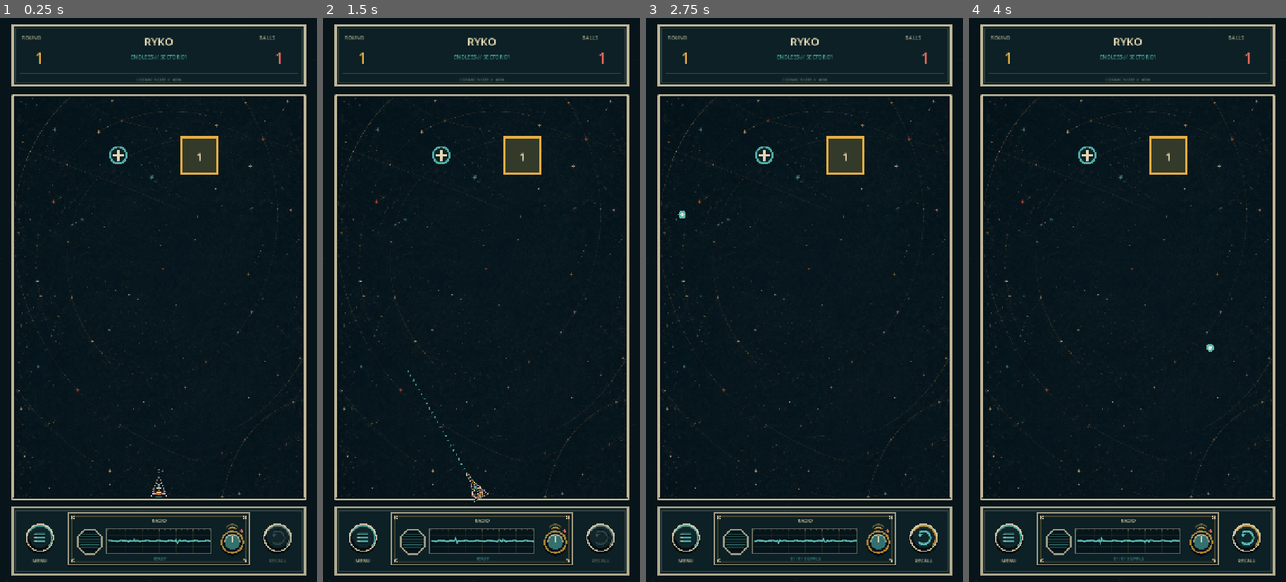
Above: before the commit, frames 1-4 (left to right).
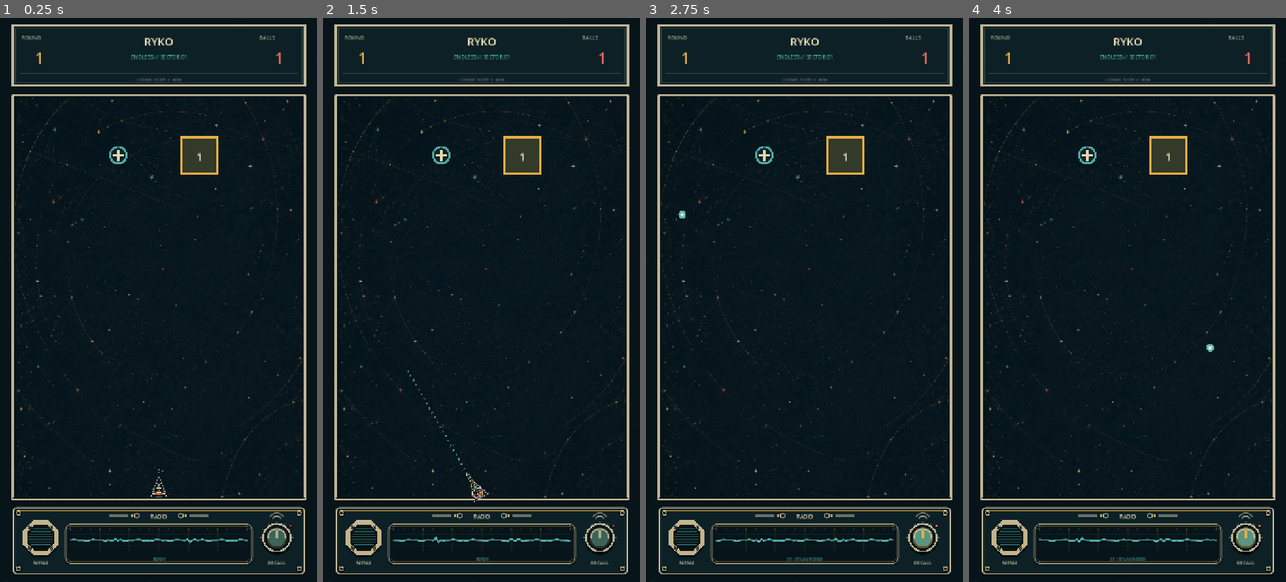
Above: after the commit, the same moments.

Repository: dfagaras/ryko-game
Game: Godot game, scene res://scenes/main.tscn
Same seed, same stepped clock (60 frames per second), same inputs: the game is played once before the commit and once after it.
Inputs (mouse positions are in pixels of both pictures, inside the frame that each line leads up to):
- Up to frame 1 (0.25 s): no input
- Up to frame 2 (1.5 s): tap Enter at 0.5 s; move the mouse to (551, 271) at 0.52 s; click (551, 271) at 0.67 s; tap Space at 1.25 s; drag from (418, 328) to (465, 412) at 1.27 s
- Up to frame 3 (2.75 s): move the mouse to (836, 175) at 2.02 s; click (836, 175) at 2.17 s
- Up to frame 4 (4 s): drag from (1111, 412) to (1032, 215) at 2.77 s; move the mouse to (1222, 384) at 3.52 s; click (1222, 384) at 3.67 s

The runs differ from the first frame. In frame 1, 4.0% of the frame differs, in the area x 3-97%, y 86-99%; in frame 2, 4.0%; in frame 3, 4.0%; in frame 4, 4.0%.

Commit message:
feat: integrate full-width radio footer controls

Diff:
--- a/scripts/main.gd
+++ b/scripts/main.gd
@@ -1891,10 +1891,7 @@
 
 func _draw_footer() -> void:
 	var footer := Rect2(BOARD_LEFT, 1110.0, BOARD_RIGHT - BOARD_LEFT, 152.0)
-	_draw_panel_frame(footer, Color(PANEL, 0.99), Color(CREAM, 0.72), 3.0)
-	_draw_footer_menu_control()
-	_draw_radio_console(Rect2(154.0, 1122.0, 412.0, 120.0))
-	_draw_footer_recall_control()
+	_draw_radio_console(footer)
 
 
 func _draw_footer_menu_control() -> void:
@@ -1935,51 +1932,101 @@
 
 
 func _draw_radio_console(rect: Rect2) -> void:
-	# Recessed metal faceplate with a second inner lip and four fasteners.
-	draw_rect(Rect2(rect.position + Vector2(0.0, 3.0), rect.size), Color(PAPER_SHADOW, 0.90), true)
-	draw_rect(rect, Color(CREAM, 0.66), true)
-	draw_rect(rect.grow(-3.0), Color(PANEL, 1.0), true)
-	draw_rect(rect.grow(-8.0), Color(AMBER, 0.25), false, 1.3, true)
-	for screw in [rect.position + Vector2(11, 11), Vector2(rect.end.x - 11, rect.position.y + 11), Vector2(rect.position.x + 11, rect.end.y - 11), rect.end - Vector2(11, 11)]:
-		draw_circle(screw, 4.2, Color(CREAM, 0.72))
-		draw_circle(screw, 2.8, Color(PAPER_SHADOW, 0.90))
-		draw_line(screw - Vector2(2, 2), screw + Vector2(2, 2), Color(CREAM, 0.56), 1.0, true)
-	_draw_centered_label("RADIO", Vector2(rect.get_center().x, rect.position.y + 16.0), 11, Color(CREAM, 0.88))
-	# Octagonal speaker housing, matching the industrial radio reference.
-	var speaker_center := Vector2(rect.position.x + 49.0, rect.position.y + 66.0)
-	var speaker_outer := _regular_polygon(speaker_center, 32.0, 8, PI / 8.0)
-	var speaker_inner := _regular_polygon(speaker_center, 27.0, 8, PI / 8.0)
-	draw_colored_polygon(speaker_outer, Color(CREAM, 0.62))
-	draw_colored_polygon(speaker_inner, Color(BG, 1.0))
-	for y_offset in [-17.0, -11.0, -5.0, 1.0, 7.0, 13.0]:
-		var half_width := sqrt(maxf(0.0, 23.0 * 23.0 - y_offset * y_offset))
-		draw_line(speaker_center + Vector2(-half_width, y_offset + 1.5), speaker_center + Vector2(half_width, y_offset + 1.5), Color(PAPER_SHADOW, 0.92), 3.8, true)
-		draw_line(speaker_center + Vector2(-half_width, y_offset), speaker_center + Vector2(half_width, y_offset), Color(AQUA, 0.42), 1.5, true)
-	var wave_rect := Rect2(rect.position + Vector2(91.0, 38.0), Vector2(232.0, 52.0))
-	draw_rect(wave_rect.grow(4.0), Color(CREAM, 0.38), true)
-	draw_rect(wave_rect.grow(1.5), Color(BG, 1.0), true)
+	# One continuous radio faceplate. The shadow, double lip and corner screws
+	# mirror the approved concept instead of looking like separate UI cards.
+	_draw_rounded_panel(Rect2(rect.position + Vector2(0.0, 5.0), rect.size), Color(PAPER_SHADOW, 0.90), Color(PAPER_SHADOW, 0.90), 0.0, 8.0)
+	_draw_rounded_panel(rect, Color(PANEL, 1.0), Color(CREAM, 0.82), 3.0, 8.0)
+	_draw_rounded_panel(rect.grow(-7.0), Color(PANEL, 1.0), Color(AMBER, 0.26), 1.0, 5.0)
+	for screw in [rect.position + Vector2(13, 13), Vector2(rect.end.x - 13, rect.position.y + 13), Vector2(rect.position.x + 13, rect.end.y - 13), rect.end - Vector2(13, 13)]:
+		_draw_machine_screw(screw, 6.0)
+
+	# Decorative radio signature: line-dot-circle RADIO circle-dot-line.
+	var title_y := rect.position.y + 19.0
+	_draw_centered_label("RADIO", Vector2(rect.get_center().x, title_y), 12, Color(CREAM, 0.94))
+	draw_line(Vector2(rect.get_center().x - 112.0, title_y), Vector2(rect.get_center().x - 70.0, title_y), Color(CREAM, 0.72), 1.5, true)
+	draw_circle(Vector2(rect.get_center().x - 61.0, title_y), 2.2, Color(AMBER, 0.88))
+	draw_arc(Vector2(rect.get_center().x - 50.0, title_y), 5.0, 0.0, TAU, 18, Color(CREAM, 0.76), 1.4, true)
+	draw_arc(Vector2(rect.get_center().x + 50.0, title_y), 5.0, 0.0, TAU, 18, Color(CREAM, 0.76), 1.4, true)
+	draw_circle(Vector2(rect.get_center().x + 61.0, title_y), 2.2, Color(AMBER, 0.88))
+	draw_line(Vector2(rect.get_center().x + 70.0, title_y), Vector2(rect.get_center().x + 112.0, title_y), Color(CREAM, 0.72), 1.5, true)
+
+	_draw_integrated_menu_speaker(Vector2(rect.position.x + 64.0, rect.position.y + 69.0))
+
+	# The oscilloscope now owns nearly all space between the two physical controls.
+	var scope_outer := Rect2(rect.position + Vector2(119.0, 37.0), Vector2(rect.size.x - 238.0, 92.0))
+	_draw_rounded_panel(Rect2(scope_outer.position + Vector2(0.0, 3.0), scope_outer.size), Color(PAPER_SHADOW, 0.88), Color(PAPER_SHADOW, 0.88), 0.0, 14.0)
+	_draw_rounded_panel(scope_outer, Color(BG, 1.0), Color(CREAM, 0.60), 2.0, 14.0)
+	_draw_rounded_panel(scope_outer.grow(-5.0), Color(BG, 0.98), Color(AMBER, 0.17), 1.0, 10.0)
+	var wave_rect := Rect2(scope_outer.position + Vector2(13.0, 11.0), Vector2(scope_outer.size.x - 26.0, 53.0))
 	_draw_radio_scope_grid(wave_rect)
 	_draw_radio_waveform(wave_rect)
 	var status := "READY"
 	if radio_clear_elapsed < RADIO_CLEAR_DURATION:
 		status = "FIELD CLEAR"
 	elif state == TurnState.FIRING:
-		status = "%02d / %02d SIGNALS" % [launched_ball_count, ball_count]
+		status = "%02d / %02d LAUNCHED" % [launched_ball_count, ball_count]
 	elif state == TurnState.ADVANCING:
 		status = "ROW SHIFT"
-	_draw_centered_label(status, Vector2(wave_rect.get_center().x, rect.position.y + 103.0), 9, Color(AQUA, 0.72))
-	# Reserved physical control: visible and tactile, intentionally non-functional.
-	var knob_center := Vector2(rect.end.x - 39.0, rect.position.y + 67.0)
-	draw_circle(knob_center + Vector2(0.0, 4.0), 27.0, Color(PAPER_SHADOW, 0.90))
-	draw_circle(knob_center, 26.0, Color(AMBER, 0.72))
-	draw_circle(knob_center, 22.0, Color(BG, 1.0))
-	draw_circle(knob_center, 17.0, Color(AQUA, 0.56))
-	draw_arc(knob_center, 17.0, PI, TAU, 24, Color(CREAM, 0.62), 2.0, true)
-	draw_line(knob_center, knob_center + Vector2(0.0, -14.0), Color(CREAM, 0.82), 2.4, true)
-	# Radio-wave marks make this read as a receiver control, not a generic circle.
-	draw_arc(knob_center + Vector2(0.0, -25.0), 9.0, PI * 1.17, PI * 1.83, 12, Color(AMBER, 0.76), 1.8, true)
-	draw_arc(knob_center + Vector2(0.0, -25.0), 15.0, PI * 1.20, PI * 1.80, 14, Color(AMBER, 0.54), 1.6, true)
-	draw_circle(knob_center + Vector2(21.0, -25.0), 3.2, Color(CORAL, 0.92))
+	_draw_centered_label(status, Vector2(wave_rect.get_center().x, scope_outer.end.y - 13.0), 9, Color(AQUA, 0.82))
+	_draw_integrated_recall_knob(Vector2(rect.end.x - 64.0, rect.position.y + 69.0))
+
+
+func _draw_rounded_panel(rect: Rect2, fill: Color, border: Color, width: float, radius: float) -> void:
+	var style := StyleBoxFlat.new()
+	style.bg_color = fill
+	style.border_color = border
+	style.set_border_width_all(int(round(width)))
+	style.set_corner_radius_all(int(round(radius)))
+	draw_style_box(style, rect)
+
+
+func _draw_machine_screw(center: Vector2, radius: float) -> void:
+	draw_circle(center + Vector2(0.0, 1.5), radius + 1.0, Color(PAPER_SHADOW, 0.88))
+	draw_circle(center, radius, Color(CREAM, 0.76))
+	draw_circle(center, radius - 2.0, Color(AMBER, 0.34))
+	draw_line(center - Vector2(2.5, 2.5), center + Vector2(2.5, 2.5), Color(PAPER_SHADOW, 0.92), 1.4, true)
+	draw_line(center + Vector2(2.5, -2.5), center - Vector2(2.5, -2.5), Color(PAPER_SHADOW, 0.72), 1.0, true)
+
+
+func _draw_integrated_menu_speaker(center: Vector2) -> void:
+	var shadow := _regular_polygon(center + Vector2(0.0, 4.0), 43.0, 8, PI / 8.0)
+	var outer := _regular_polygon(center, 43.0, 8, PI / 8.0)
+	var lip := _regular_polygon(center, 38.0, 8, PI / 8.0)
+	var well := _regular_polygon(center, 33.0, 8, PI / 8.0)
+	draw_colored_polygon(shadow, Color(PAPER_SHADOW, 0.92))
+	draw_colored_polygon(outer, Color(CREAM, 0.78))
+	draw_colored_polygon(lip, Color(AMBER, 0.30))
+	draw_colored_polygon(well, Color(BG, 1.0))
+	# Four tiny housing screws are deliberately separate from the footer screws.
+	for offset in [Vector2(-25, -23), Vector2(25, -23), Vector2(-25, 23), Vector2(25, 23)]:
+		_draw_machine_screw(center + offset, 2.7)
+	for y_offset in [-20.0, -14.0, -8.0, -2.0, 4.0, 10.0, 16.0]:
+		var half_width := sqrt(maxf(0.0, 27.0 * 27.0 - y_offset * y_offset))
+		draw_line(center + Vector2(-half_width, y_offset + 2.0), center + Vector2(half_width, y_offset + 2.0), Color(PAPER_SHADOW, 0.96), 5.0, true)
+		draw_line(center + Vector2(-half_width, y_offset), center + Vector2(half_width, y_offset), Color(AQUA, 0.46), 1.6, true)
+	_draw_centered_label("MENU", Vector2(center.x, center.y + 55.0), 11, Color(CREAM, 0.92))
+
+
+func _draw_integrated_recall_knob(center: Vector2) -> void:
+	var enabled := state == TurnState.FIRING
+	var active_color := AMBER if enabled else Color(CREAM, 0.58)
+	# Dial ticks, receiver arcs and a tactile multi-layer knob.
+	for index in range(12):
+		var angle := TAU * float(index) / 12.0
+		var direction := Vector2(cos(angle), sin(angle))
+		draw_line(center + direction * 34.0, center + direction * (37.0 if index % 3 == 0 else 35.5), Color(CREAM, 0.34), 1.2, true)
+	draw_circle(center + Vector2(0.0, 5.0), 34.0, Color(PAPER_SHADOW, 0.94))
+	draw_circle(center, 33.0, Color(CREAM, 0.78))
+	draw_circle(center, 29.0, Color(BG, 1.0))
+	draw_circle(center, 24.0, Color(AMBER, 0.42 if enabled else 0.18))
+	draw_circle(center, 20.0, Color(AQUA, 0.64 if enabled else 0.38))
+	draw_arc(center, 20.0, PI, TAU, 24, Color(CREAM, 0.66), 2.2, true)
+	draw_line(center, center + Vector2(0.0, -17.0), active_color, 2.8, true)
+	draw_arc(center + Vector2(0.0, -39.0), 10.0, PI * 1.16, PI * 1.84, 12, Color(CREAM, 0.68), 1.8, true)
+	draw_arc(center + Vector2(0.0, -39.0), 17.0, PI * 1.19, PI * 1.81, 14, Color(CREAM, 0.46), 1.6, true)
+	draw_circle(center + Vector2(31.0, -26.0), 4.3, Color(PAPER_SHADOW, 0.92))
+	draw_circle(center + Vector2(31.0, -27.0), 3.2, CORAL if enabled else Color(CORAL, 0.52))
+	_draw_centered_label("RECALL", Vector2(center.x, center.y + 55.0), 11, Color(CREAM, 0.92))
 
 
 func _regular_polygon(center: Vector2, radius: float, sides: int, rotation: float = 0.0) -> PackedVector2Array:
